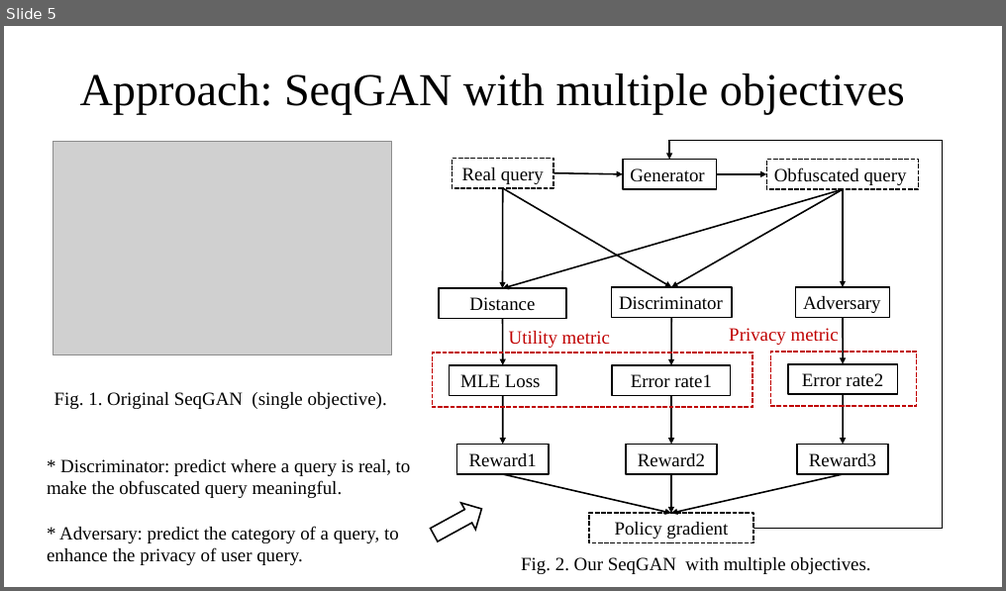
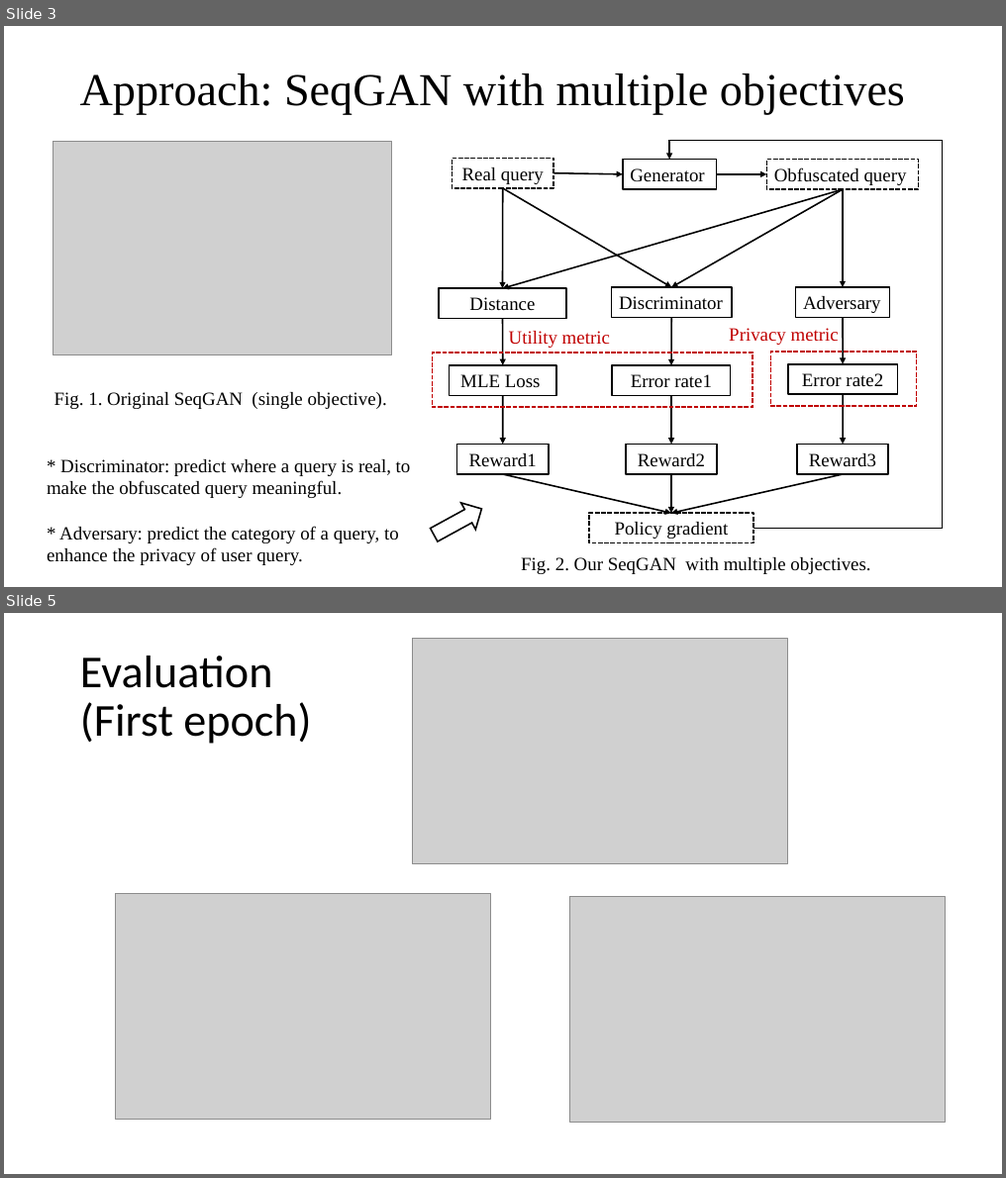
Before and after one commit to bitzj2015/EE599-Final-Project, a slide deck: doc/599-final-project.pptx. Shown one above the other, each under a label of ours: slide 5 before the commit, slides 3 and 5 after it; the slides between them are not shown. The pictures are 1006x591 and 1006x1178 pixels, drawn with LibreOffice and Linux fonts; fonts in the diff are those of the drawing; grey boxes stand for pictures. Boxes give left, top, right and bottom in pixels: in the first picture for what was removed or moved away, otherwise in the second. Text is boxed around its words. In the diff, an @@ line names an element or a change of style, - is before the commit and + after.

```diff
--- a/doc/599-final-project.pptx
+++ b/doc/599-final-project.pptx
@@ slide 5 added at (4, 613, 1002, 1174), background #FFFFFF @@
@@ picture added at (413, 639, 788, 863) @@
@@ title added at (80, 656, 311, 744), 44 pt, text #000000 @@
+Evaluation
+(First epoch)
@@ picture added at (115, 894, 490, 1119) @@
@@ picture added at (569, 897, 944, 1122) @@
@@ what was slide 5 is now slide 3 @@
```
Also in this commit, not shown: 1 slide changed, 2 other slides added, 3 slides removed, 8 other files.
